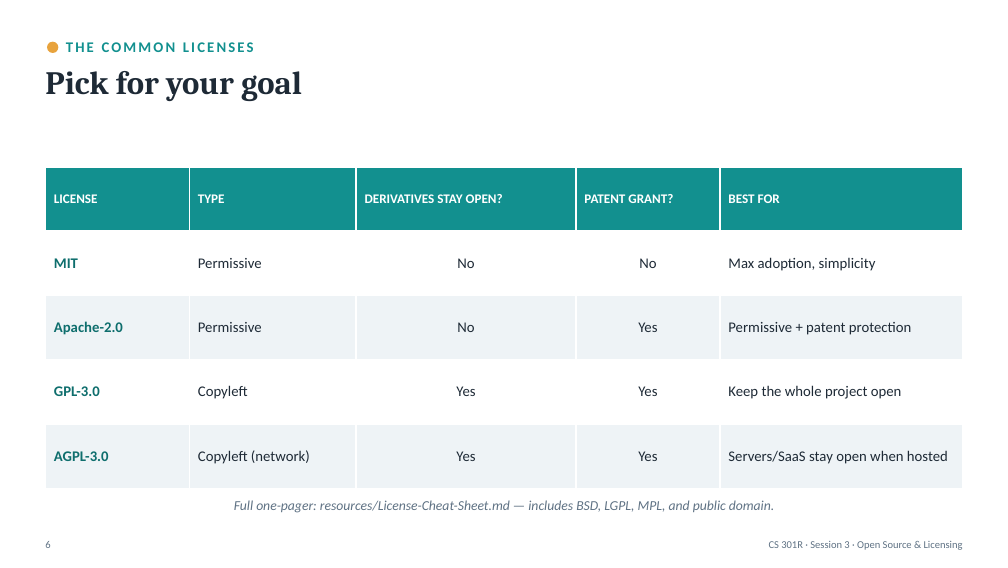
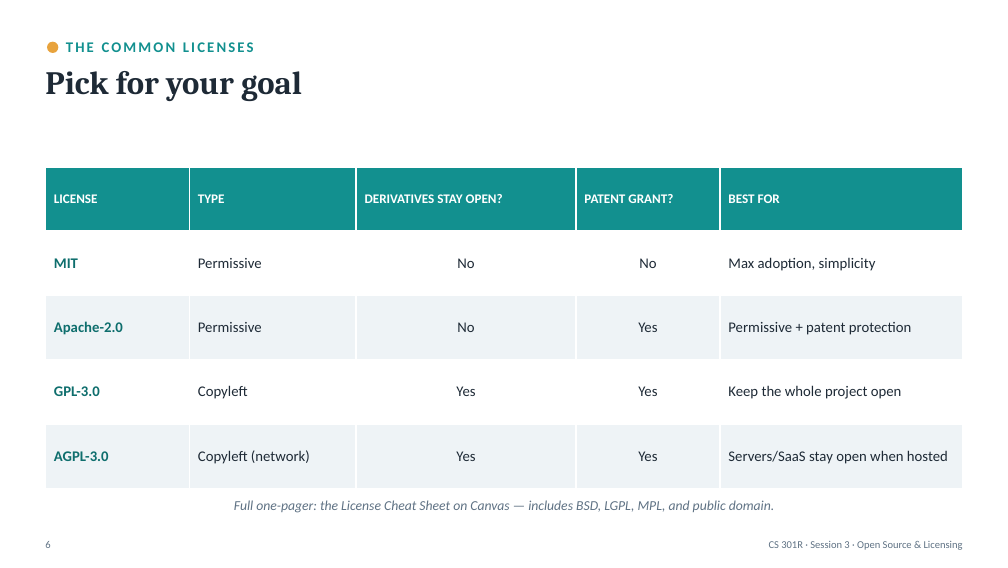
Before and after one commit to BYU-CS-Course-Ops/CS380, a slide deck: slide 6 of canvas_material/lectures/powerpoint/Session03-OpenSource.pptx. Drawn at 1008x568 pixels with LibreOffice and Linux fonts; fonts in the diff are those of the drawing. Boxes give left, top, right and bottom in pixels: in the first picture for what was removed or moved away, otherwise in the second. Text is boxed around its words. In the diff, an @@ line names an element or a change of style, - is before the commit and + after.

```diff
--- a/canvas_material/lectures/powerpoint/Session03-OpenSource.pptx
+++ b/canvas_material/lectures/powerpoint/Session03-OpenSource.pptx
@@ text at box(234, 500, 774, 513): text changed @@
-Full one-pager: resources/License-Cheat-Sheet.md — includes BSD, LGPL, MPL, and public domain.
+Full one-pager: the License Cheat Sheet on Canvas — includes BSD, LGPL, MPL, and public domain.
```
Also in this commit, not shown: 1 other slide changed, 8 other files.
